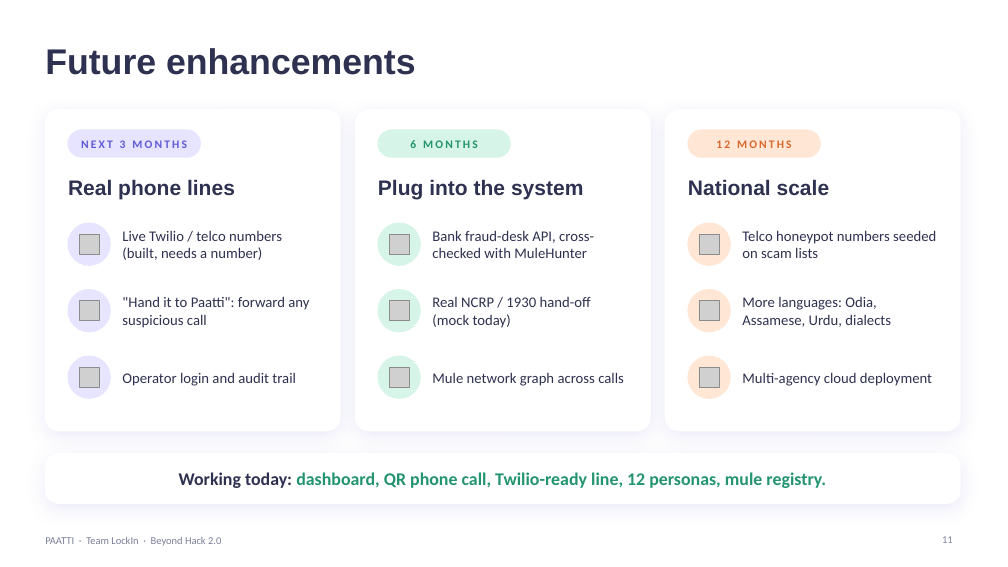
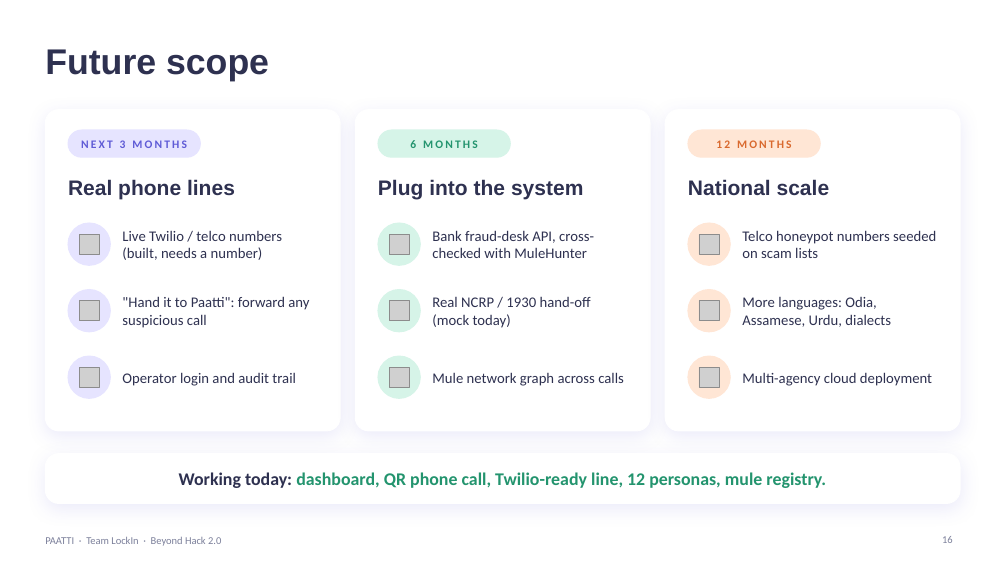
Before and after one commit to Rayaanarora/Paatti, a slide deck: slide 16 of docs/Paatti_BeyondHack2_soft.pptx (slide 11 before the commit). Drawn at 1008x567 pixels with LibreOffice and Linux fonts; fonts in the diff are those of the drawing; grey boxes stand for pictures; background and template pictures are left out. Boxes give left, top, right and bottom in pixels: in the first picture for what was removed or moved away, otherwise in the second. Text is boxed around its words. In the diff, an @@ line names an element or a change of style, - is before the commit and + after.

```diff
--- a/docs/Paatti_BeyondHack2_soft.pptx
+++ b/docs/Paatti_BeyondHack2_soft.pptx
@@ title at box(45, 49, 269, 81): text changed @@
-Future enhancements
+Future scope
@@ page number at box(942, 536, 953, 543): text changed @@
-11
+16
```
Also in this commit, not shown: 3 other slides changed, 4 slides added.
